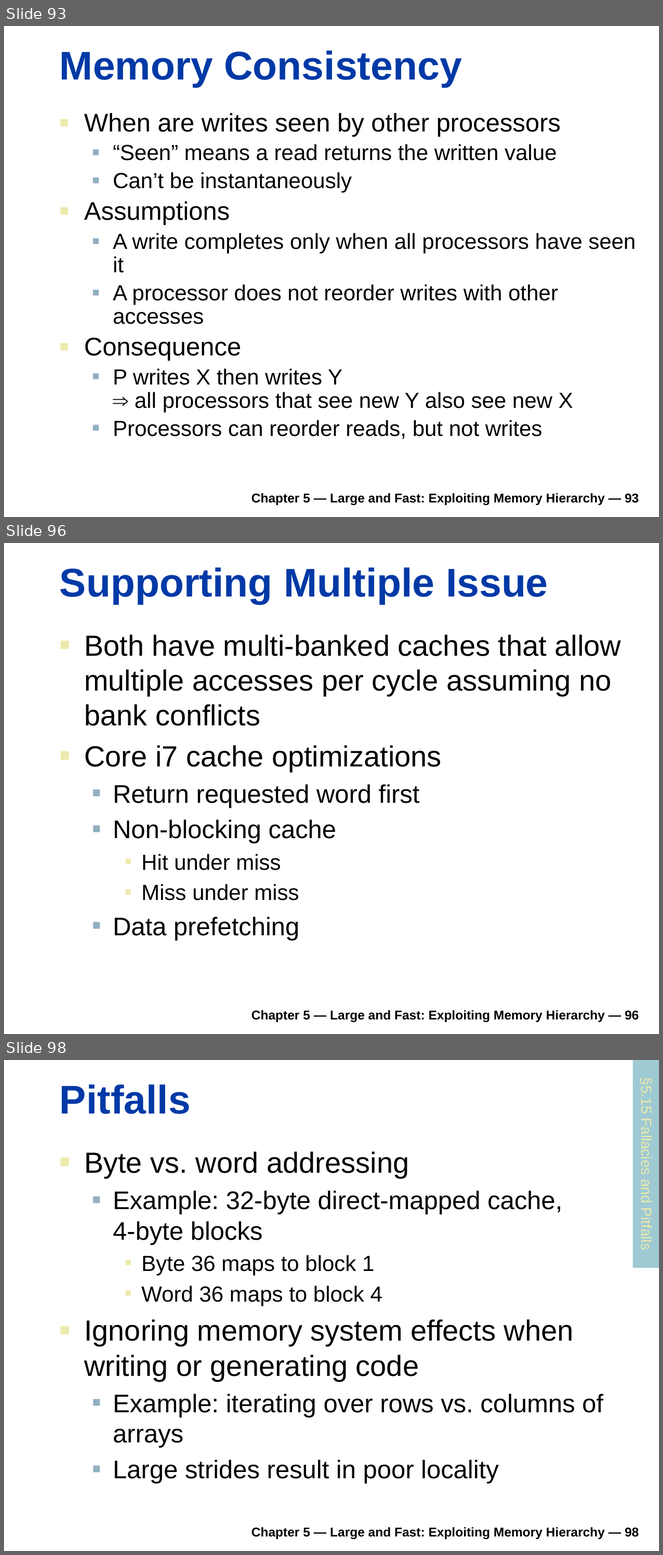
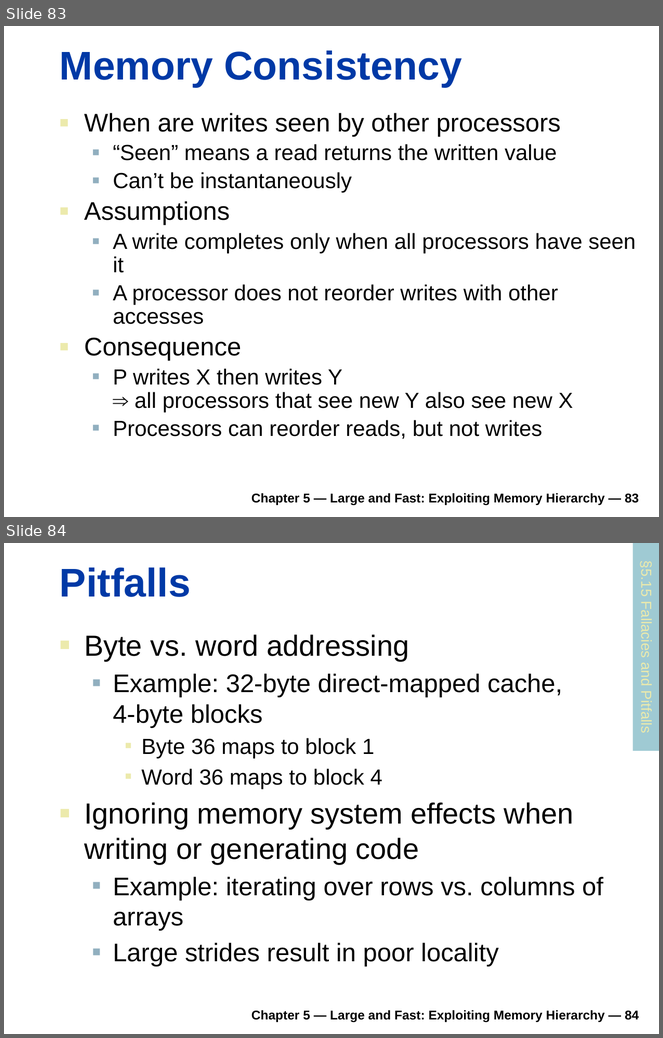
Before and after one commit to rifatshahriyar/rifatshahriyar.github.io, a slide deck: files/CSE305/CSE305_Chapter_5.pptx. Shown one above the other, each under a label of ours: slides 93, 96 and 98 before the commit, slides 83 and 84 after it; the slides between them are not shown. The pictures are 663x1555 and 663x1038 pixels, drawn with LibreOffice and Linux fonts; fonts in the diff are those of the drawing. Boxes give left, top, right and bottom in pixels: in the first picture for what was removed or moved away, otherwise in the second. Text is boxed around its words. In the diff, an @@ line names an element or a change of style, - is before the commit and + after.

```diff
--- a/files/CSE305/CSE305_Chapter_5.pptx
+++ b/files/CSE305/CSE305_Chapter_5.pptx
@@ slide 96 removed at (x1=4, y1=543, x2=659, y2=1034), background #FFFFFF @@
@@ title removed at (x1=60, y1=567, x2=548, y2=604) @@
-Supporting Multiple Issue
@@ text removed at (x1=84, y1=635, x2=622, y2=941) @@
-■ Both have multi-banked caches that allow multiple accesses per cycle assuming no bank conflicts
-■ Core i7 cache optimizations
-  ■ Return requested word first
-  ■ Non-blocking cache
-    ■ Hit under miss
-    ■ Miss under miss
-  ■ Data prefetching
@@ text removed at (x1=252, y1=1010, x2=639, y2=1022) @@
-Chapter 5 — Large and Fast: Exploiting Memory Hierarchy — 96
@@ what was slide 93 is now slide 83 @@
@@ text at (x1=252, y1=493, x2=639, y2=505): text changed @@
-Chapter 5 — Large and Fast: Exploiting Memory Hierarchy — 93
+Chapter 5 — Large and Fast: Exploiting Memory Hierarchy — 83
@@ what was slide 98 is now slide 84 @@
@@ text at (x1=252, y1=1010, x2=639, y2=1022): text changed @@
-Chapter 5 — Large and Fast: Exploiting Memory Hierarchy — 98
+Chapter 5 — Large and Fast: Exploiting Memory Hierarchy — 84
```
Also in this commit, not shown: 14 other slides removed, 2 other files.
